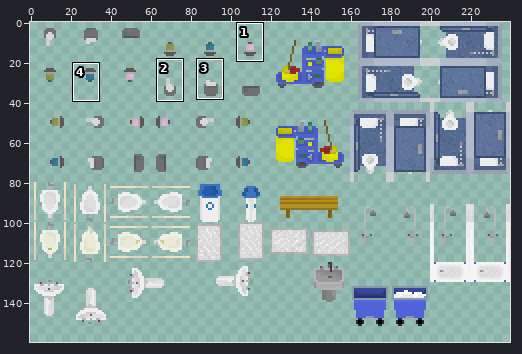
Sprite sheet -- ProyectosSDL/HolaSDL/levels/TileSheet-Baño.png. Above: a wide view before the commit, with the close-up outlined.
Close-up. Before the commit:
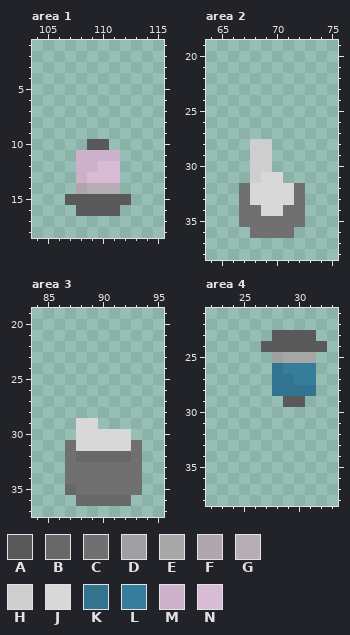
The file is 240x160 pixels. Colours within 5 levels of each other are drawn and written as one. Shown: area 1: x 104..115, y 1..18; area 2: x 64..75, y 19..38; area 3: x 84..95, y 19..37; area 4: x 22..33, y 21..38. The commit also changed other parts of the picture, which this record leaves out.
Palette (. is transparent): A #595959  B #686868  C #707070  D #9ea0a4  E #a6a7a7  F #aea5ad  G #b6adb5  H #cecece  J #d8d8d8  K #32738f  L #367c9b  M #cdb1ca  N #d8bcd5
Pixels before, area 1, first column x 107:
10 ..AA..
11 .MMMM.
12 .MMNN.
13 .MNNN.
14 .FGGG.
15 AAAAAA
16 .AAAA.
Pixels before, area 2, first column x 67:
28 .HH...
29 .HH...
30 .HH...
31 .HJJ..
32 CJJJJC
33 CJJJJC
34 CCJJCC
35 CCCCCC
36 .CCCC.
Pixels before, area 3, first column x 87:
29 .JJ....
30 .JJJJJ.
31 CJJJJJC
32 CBBBBBC
33 CCCCCCC
34 CCCCCCC
35 BCCCCCC
36 .BBBBB.
Pixels before, area 4, first column x 27:
23 .AAAA.
24 AAAAAA
25 .DEEE.
26 .KLLL.
27 .KKLL.
28 .KKKK.
29 ..AA..
New version:
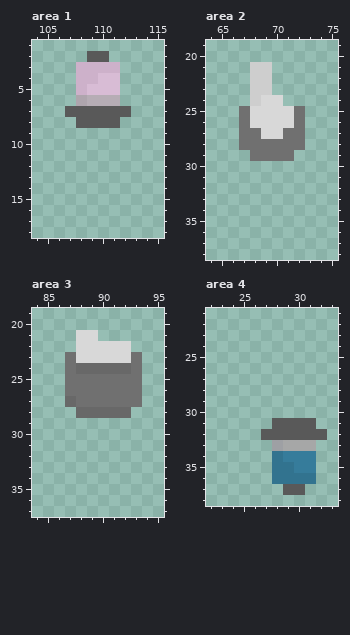
Diff:
{"where": "area 1"}
{"y":2,"x":109,"old":"..","new":"AA"}
{"y":3,"x":108,"old":"....","new":"MMMM"}
{"y":4,"x":108,"old":"....","new":"MMNN"}
{"y":5,"x":108,"old":"....","new":"MNNN"}
{"y":6,"x":108,"old":"....","new":"FGGG"}
{"y":7,"x":107,"old":"......","new":"AAAAAA"}
{"y":8,"x":108,"old":"....","new":"AAAA"}
{"y":10,"x":109,"old":"AA","new":".."}
{"y":11,"x":108,"old":"MMMM","new":"...."}
{"y":12,"x":108,"old":"MMNN","new":"...."}
{"y":13,"x":108,"old":"MNNN","new":"...."}
{"y":14,"x":108,"old":"FGGG","new":"...."}
{"y":15,"x":107,"old":"AAAAAA","new":"......"}
{"y":16,"x":108,"old":"AAAA","new":"...."}
{"where": "area 2"}
{"y":21,"x":68,"old":"..","new":"HH"}
{"y":22,"x":68,"old":"..","new":"HH"}
{"y":23,"x":68,"old":"..","new":"HH"}
{"y":24,"x":68,"old":"...","new":"HJJ"}
{"y":25,"x":67,"old":"......","new":"CJJJJC"}
{"y":26,"x":67,"old":"......","new":"CJJJJC"}
{"y":27,"x":67,"old":"......","new":"CCJJCC"}
{"y":28,"x":67,"old":".HH...","new":"CCCCCC"}
{"y":29,"x":68,"old":"HH..","new":"CCCC"}
{"y":30,"x":68,"old":"HH","new":".."}
{"y":31,"x":68,"old":"HJJ","new":"..."}
{"y":32,"x":67,"old":"CJJJJC","new":"......"}
{"y":33,"x":67,"old":"CJJJJC","new":"......"}
{"y":34,"x":67,"old":"CCJJCC","new":"......"}
{"y":35,"x":67,"old":"CCCCCC","new":"......"}
{"y":36,"x":68,"old":"CCCC","new":"...."}
{"where": "area 3"}
{"y":21,"x":88,"old":"..","new":"JJ"}
{"y":22,"x":88,"old":".....","new":"JJJJJ"}
{"y":23,"x":87,"old":".......","new":"CJJJJJC"}
{"y":24,"x":87,"old":".......","new":"CBBBBBC"}
{"y":25,"x":87,"old":".......","new":"CCCCCCC"}
{"y":26,"x":87,"old":".......","new":"CCCCCCC"}
{"y":27,"x":87,"old":".......","new":"BCCCCCC"}
{"y":28,"x":88,"old":".....","new":"BBBBB"}
{"y":29,"x":88,"old":"JJ","new":".."}
{"y":30,"x":88,"old":"JJJJJ","new":"....."}
{"y":31,"x":87,"old":"CJJJJJC","new":"......."}
{"y":32,"x":87,"old":"CBBBBBC","new":"......."}
{"y":33,"x":87,"old":"CCCCCCC","new":"......."}
{"y":34,"x":87,"old":"CCCCCCC","new":"......."}
{"y":35,"x":87,"old":"BCCCCCC","new":"......."}
{"y":36,"x":88,"old":"BBBBB","new":"....."}
{"where": "area 4"}
{"y":23,"x":28,"old":"AAAA","new":"...."}
{"y":24,"x":27,"old":"AAAAAA","new":"......"}
{"y":25,"x":28,"old":"DEEE","new":"...."}
{"y":26,"x":28,"old":"KLLL","new":"...."}
{"y":27,"x":28,"old":"KKLL","new":"...."}
{"y":28,"x":28,"old":"KKKK","new":"...."}
{"y":29,"x":29,"old":"AA","new":".."}
{"y":31,"x":28,"old":"....","new":"AAAA"}
{"y":32,"x":27,"old":"......","new":"AAAAAA"}
{"y":33,"x":28,"old":"....","new":"DEEE"}
{"y":34,"x":28,"old":"....","new":"KLLL"}
{"y":35,"x":28,"old":"....","new":"KKLL"}
{"y":36,"x":28,"old":"....","new":"KKKK"}
{"y":37,"x":29,"old":"..","new":"AA"}
